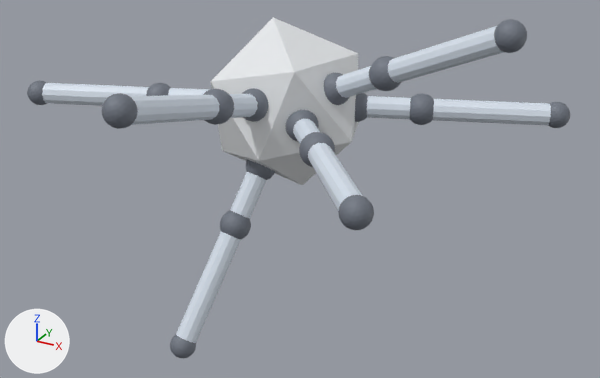
The glTF model models/g0_222222_1_abs.glb as it was, and as the next commit left it.
One viewpoint serves both versions: a 50 mm lens placed at (0.369, -0.648, 0.45), pointed at (0.043, -0.054, 0.153). Lighting does not change. The marker at lower left points along +X, +Y and +Z. The picture after the commit comes second.

The first picture shows 'geom_0', 'geom_10', 'geom_14', 'geom_15', 'geom_19', 'geom_2', 'geom_24', 'geom_25', 'geom_27', 'geom_29', 'geom_4', 'geom_9' and 18 more.
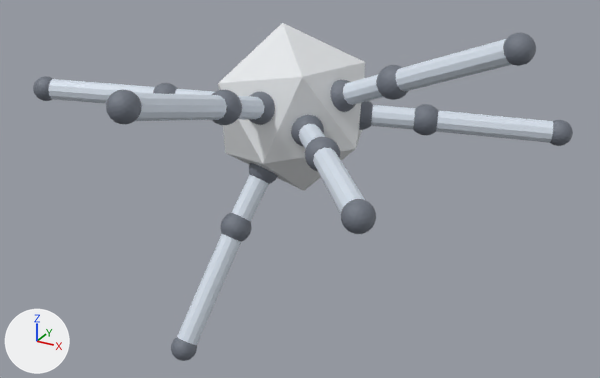
Not drawn themselves, but carrying or shaping drawn objects: ob_body, ob_leg_0, ob_seg_0_1, ob_leg_1, ob_seg_1_1, ob_leg_2, ob_seg_2_1, ob_leg_3, ob_seg_3_1, ob_leg_4, ob_seg_4_1, ob_leg_5, ob_seg_5_1.

Location of each change, (x1, y1, x2, y2) in pixels of the pictures (600 x 378 px):
'geom_0', moved, turned: before (211, 17, 358, 185); after (218, 23, 365, 191)
'geom_24', moved, turned: before (388, 26, 503, 83); after (395, 39, 512, 92)
'geom_29', moved, turned: before (433, 99, 551, 126); after (436, 110, 553, 143)
'geom_4', moved: before (176, 232, 240, 343); after (177, 234, 241, 345)
'geom_14', moved, turned: before (130, 95, 220, 125); after (135, 93, 227, 121)
'geom_19', moved, turned: before (42, 83, 149, 106); after (48, 79, 155, 103)
'geom_9', moved, turned: before (308, 143, 363, 211); after (313, 147, 365, 214)
'geom_25', moved, turned: before (494, 19, 527, 53); after (503, 32, 536, 66)
'geom_27', moved, turned: before (367, 96, 411, 119); after (371, 105, 415, 129)
'geom_15', moved, turned: before (102, 93, 138, 129); after (106, 90, 142, 124)
'geom_22', moved, turned: before (336, 66, 377, 98); after (343, 75, 383, 105)
'geom_10', moved, turned: before (338, 195, 374, 230); after (341, 199, 376, 234)
'geom_2', moved, turned: before (230, 172, 266, 219); after (231, 175, 268, 221)
'geom_23', moved, turned: before (369, 56, 401, 91); after (376, 65, 408, 100)
'geom_28', moved, turned: before (409, 93, 434, 125); after (413, 104, 439, 136)
'geom_13', moved, turned: before (203, 89, 234, 125); after (212, 90, 242, 125)
'geom_30', moved, turned: before (548, 102, 570, 128); after (550, 120, 573, 146)
'geom_8', moved, turned: before (299, 132, 335, 167); after (305, 137, 340, 171)
'geom_3', moved: before (220, 210, 251, 240); after (221, 213, 251, 242)
'geom_12', moved, turned: before (229, 94, 258, 118); after (238, 96, 265, 119)
'geom_21', moved, turned: before (324, 72, 350, 105); after (330, 80, 356, 112)
'geom_11', moved, turned: before (242, 88, 268, 122); after (248, 92, 275, 125)
'geom_6', moved: before (286, 110, 319, 142); after (291, 115, 324, 146)
'geom_7', moved: before (293, 119, 320, 144); after (299, 124, 325, 149)
'geom_26', moved, turned: before (355, 93, 368, 122); after (359, 101, 373, 130)
'geom_20', moved, turned: before (27, 80, 47, 105); after (33, 76, 53, 101)
'geom_5', moved: before (170, 335, 196, 358); after (171, 337, 197, 361)
'geom_1', moved, turned: before (246, 160, 275, 180); after (249, 163, 278, 184)
'geom_18', moved, turned: before (146, 83, 171, 96); after (153, 83, 178, 94)
'geom_17', moved, turned (mostly hidden): before (168, 88, 208, 95); after (175, 89, 214, 95)

The change, as a list of edits to the scene's bpy script:
```text
Change ob_body:
    ob_body.location: (0.0, -0.211, 0.0) -> (0.00288, -0.205, 0.00508)
    ob_body.rotation_euler: (-2.662, -0.697, -0.177) -> (-2.711, -0.698, -0.117)  # degrees (-153, -40, -10) -> degrees (-155, -40, -6.7)
Change ob_leg_0:
    ob_leg_0.location: (-0.0091, -0.159, -0.0355) -> (-0.00786, -0.154, -0.0323)
    ob_leg_0.rotation_euler: (2.18, 0.82, -0.635) -> (2.161, 0.784, -0.601)  # degrees (125, 47, -36) -> degrees (124, 45, -34)
Change ob_seg_0_1:
    ob_seg_0_1.location: (-0.0177, -0.11, -0.0691) -> (-0.018, -0.107, -0.0676)
Change ob_leg_1:
    ob_leg_1.location: (0.0412, -0.211, -0.0484) -> (0.0439, -0.205, -0.0435)
Change ob_seg_1_1:
    ob_seg_1_1.location: (0.0801, -0.211, -0.0942) -> (0.0826, -0.206, -0.0894)
    ob_seg_1_1.rotation_euler: (2.271, 0.0877, -1.674) -> (2.252, 0.0371, -1.629)  # degrees (130, 5, -96) -> degrees (129, 2.1, -93)
Change ob_leg_2:
    ob_leg_2.location: (0.00081, -0.227, -0.0615) -> (0.00394, -0.223, -0.0558)
    ob_leg_2.rotation_euler: (1.676, -0.233, -1.948) -> (1.675, -0.273, -1.884)  # degrees (96, -13, -112) -> degrees (96, -16, -108)
Change ob_seg_2_1:
    ob_seg_2_1.location: (0.00157, -0.242, -0.12) -> (0.00493, -0.24, -0.113)
    ob_seg_2_1.rotation_euler: (1.676, -0.233, -1.948) -> (1.623, -0.273, -1.884)  # degrees (96, -13, -112) -> degrees (93, -16, -108)
Change ob_leg_3:
    ob_leg_3.location: (-0.0594, -0.211, -0.0227) -> (-0.0566, -0.207, -0.0173)
    ob_leg_3.rotation_euler: (0.391, 0.361, -1.426) -> (0.381, 0.326, -1.4)  # degrees (22, 21, -82) -> degrees (22, 19, -80)
Change ob_seg_3_1:
    ob_seg_3_1.location: (-0.115, -0.211, -0.0441) -> (-0.113, -0.21, -0.0384)
    ob_seg_3_1.rotation_euler: (0.391, 0.361, -1.426) -> (0.39, 0.326, -1.4)  # degrees (22, 21, -82) -> degrees (22, 19, -80)
Change ob_leg_4:
    ob_leg_4.location: (0.0562, -0.237, -0.0144) -> (0.0598, -0.229, -0.00861)
    ob_leg_4.rotation_euler: (-0.235, -2.908, 1.194) -> (-0.229, -2.819, 1.233)  # degrees (-13, -167, 68) -> degrees (-13, -162, 71)
Change ob_seg_4_1:
    ob_seg_4_1.location: (0.109, -0.261, -0.028) -> (0.113, -0.253, -0.0215)
    ob_seg_4_1.rotation_euler: (-0.235, -2.908, 1.194) -> (-0.229, -2.819, 1.233)  # degrees (-13, -167, 68) -> degrees (-13, -162, 71)
Change ob_leg_5:
    ob_leg_5.location: (0.0594, -0.211, 0.0227) -> (0.0623, -0.202, 0.0275)
    ob_leg_5.rotation_euler: (-0.391, -0.361, 1.716) -> (-0.381, -0.325, 1.741)  # degrees (-22, -21, 98) -> degrees (-22, -19, 100)
Change ob_seg_5_1:
    ob_seg_5_1.location: (0.115, -0.211, 0.0441) -> (0.118, -0.2, 0.0486)
    ob_seg_5_1.rotation_euler: (-0.391, -0.361, 1.716) -> (-0.362, -0.325, 1.741)  # degrees (-22, -21, 98) -> degrees (-21, -19, 100)
```
